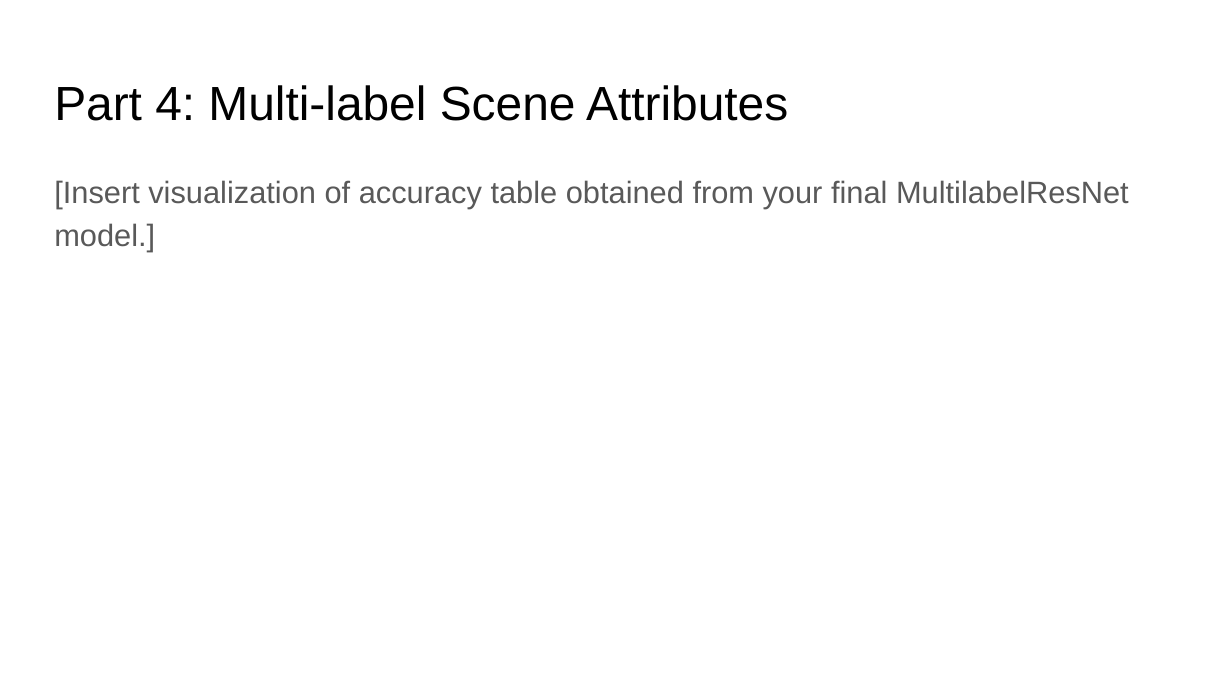
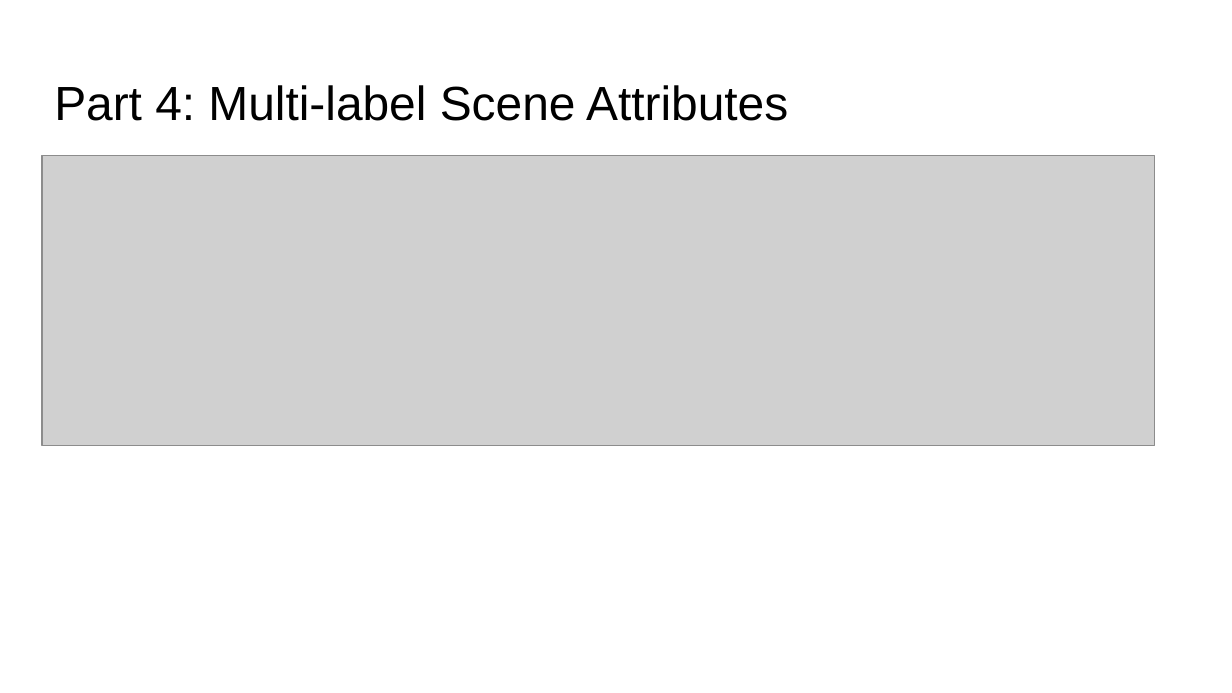
Before and after one commit to anirudh-arunkumar/ComputerVision, a slide deck: slide 12 of project-3-main/docs/proj3_report.pptx. Drawn at 1232x693 pixels with LibreOffice and Linux fonts; fonts in the diff are those of the drawing; grey boxes stand for pictures. Boxes give left, top, right and bottom in pixels: in the first picture for what was removed or moved away, otherwise in the second. Text is boxed around its words. In the diff, an @@ line names an element or a change of style, - is before the commit and + after.

```diff
--- a/project-3-main/docs/proj3_report.pptx
+++ b/project-3-main/docs/proj3_report.pptx
@@ picture added at box(42, 155, 1154, 446) @@
@@ text removed at box(54, 180, 1129, 252) @@
-[Insert visualization of accuracy table obtained from your final MultilabelResNet model.]
```
Also in this commit, not shown: 12 other slides changed, 1 slide added, 1 slide removed, 14 other files.
